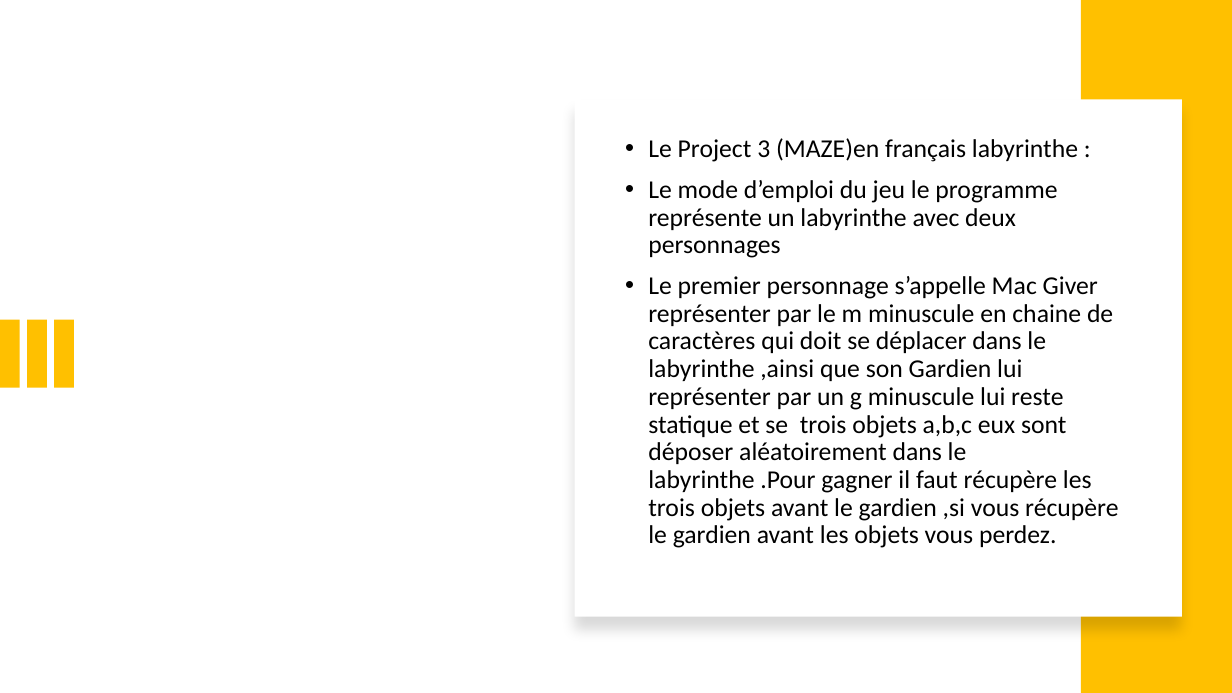
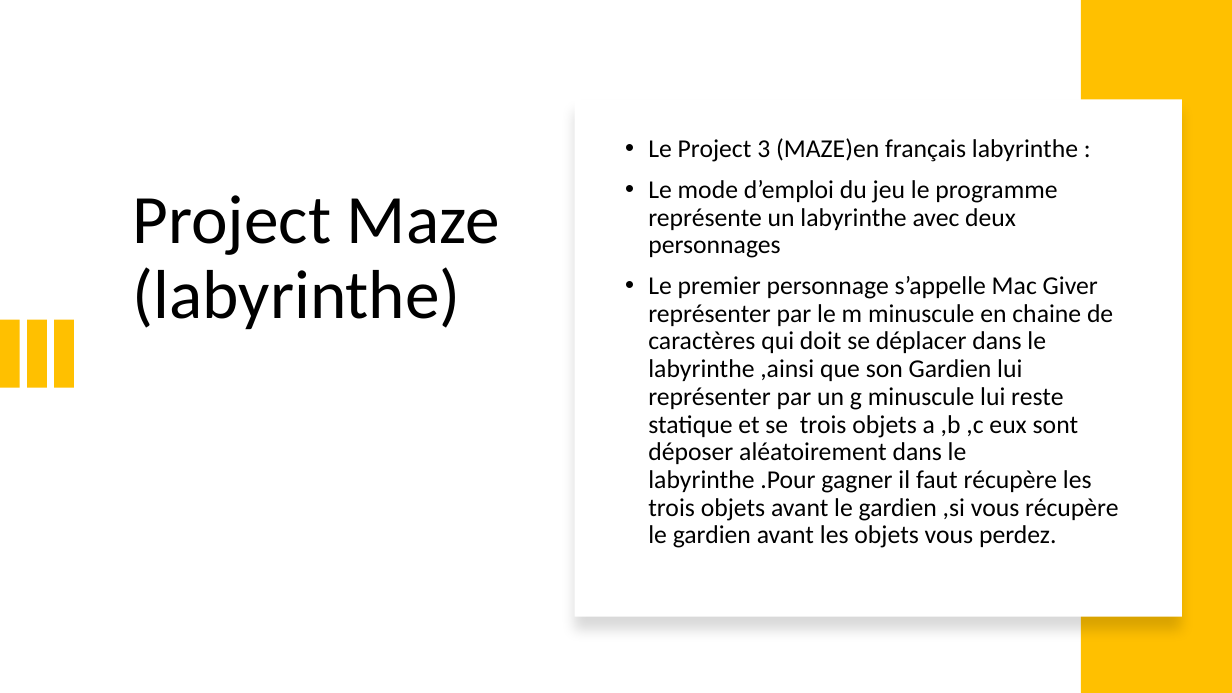
Before and after one commit to adesombre/projet3, a slide deck: slide 7 of soutenance_python.pptx (slide 3 before the commit). Drawn at 1232x693 pixels with LibreOffice and Linux fonts; fonts in the diff are those of the drawing. Boxes give left, top, right and bottom in pixels: in the first picture for what was removed or moved away, otherwise in the second. Text is boxed around its words. In the diff, an @@ line names an element or a change of style, - is before the commit and + after.

```diff
--- a/soutenance_python.pptx
+++ b/soutenance_python.pptx
@@ text added at bbox=[133, 195, 500, 330], 54 pt, text #000000 @@
+Project Maze
+(labyrinthe)
@@ text at bbox=[648, 276, 1118, 548]: spaces changed @@
-• Le premier personnage s’appelle Mac Giver représenter par le m minuscule en chaine de caractères qui doit se déplacer dans le labyrinthe ,ainsi que son Gardien lui représenter par un g minuscule lui reste statique et se trois objets a,b,c eux sont déposer aléatoirement dans le labyrinthe .Pour gagner il faut récupère les trois objets avant le gardien ,si vous récupère le gardien avant les objets vous perdez.
+• Le premier personnage s’appelle Mac Giver représenter par le m minuscule en chaine de caractères qui doit se déplacer dans le labyrinthe ,ainsi que son Gardien lui représenter par un g minuscule lui reste statique et se trois objets a ,b ,c eux sont déposer aléatoirement dans le labyrinthe .Pour gagner il faut récupère les trois objets avant le gardien ,si vous récupère le gardien avant les objets vous perdez.
```
Also in this commit, not shown: 7 other slides changed, 5 slides added, 1 other file.
